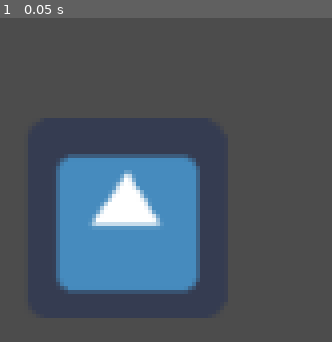
Above: before the commit, frame 1.
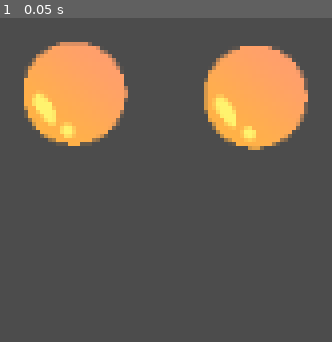
Above: after the commit, the same moment.

Repository: alvansga/pegs
Game: Godot game, scene res://Main.tscn
Same seed, same stepped clock (60 frames per second), same inputs: the game is played once before the commit and once after it. The engine's default icon, where the game draws it, is replaced by a stand-in: a white triangle on a blue panel in a dark square.
Inputs:
- Up to frame 1 (0.05 s): no input

The runs differ from the first frame. In frame 1, 35% of the frame differs, in the area x 7-93%, y 7-86%.

Commit message:
drag and drop sprite

Diff:
--- a/Main.tscn
+++ b/Main.tscn
@@ -4,5 +4,8 @@
 
 [node name="Main" type="Node"]
 
-[node name="Node2D" parent="." instance=ExtResource( 1 )]
-position = Vector2( 151.453, 172.834 )
+[node name="pegs2" parent="." instance=ExtResource( 1 )]
+position = Vector2( 135, 133 )
+
+[node name="pegs" parent="." instance=ExtResource( 1 )]
+position = Vector2( 193, 134 )
--- a/pegs.gd
+++ /dev/null
@@ -1,16 +0,0 @@
-extends Node2D
-
-
-# Declare member variables here. Examples:
-# var a = 2
-# var b = "text"
-
-
-# Called when the node enters the scene tree for the first time.
-func _ready():
-	pass # Replace with function body.
-
-
-# Called every frame. 'delta' is the elapsed time since the previous frame.
-#func _process(delta):
-#	pass
--- a/pegs.tscn
+++ b/pegs.tscn
@@ -1,14 +1,21 @@
-[gd_scene load_steps=3 format=2]
+[gd_scene load_steps=4 format=2]
 
-[ext_resource path="res://icon.png" type="Texture" id=1]
-[ext_resource path="res://pegs.gd" type="Script" id=2]
+[ext_resource path="res://resources/marble.png" type="Texture" id=1]
+[ext_resource path="res://scripts/pegs.gd" type="Script" id=2]
 
-[node name="Node2D" type="Node2D"]
+[sub_resource type="CircleShape2D" id=1]
+radius = 16.6208
+
+[node name="pegs" type="KinematicBody2D"]
+input_pickable = true
 script = ExtResource( 2 )
 
 [node name="Sprite" type="Sprite" parent="."]
-position = Vector2( 0.202393, 0.583405 )
+position = Vector2( -1.0051, 0.727478 )
+scale = Vector2( -0.0498966, -0.0498966 )
 texture = ExtResource( 1 )
 
-[node name="Position2D" type="Position2D" parent="."]
-position = Vector2( 0.202408, 0.583405 )
+[node name="CollisionShape2D" type="CollisionShape2D" parent="."]
+position = Vector2( 0.176773, 0 )
+shape = SubResource( 1 )
+[connection signal="input_event" from="." to="." method="_on_pegs_input_event"]
--- /dev/null
+++ b/scripts/pegs.gd
@@ -0,0 +1,49 @@
+#extends KinematicBody2D
+#
+#var dragging = false
+#
+#signal dragsignal;
+#
+#func _ready():
+#	connect("dragsignal",self,"_set_drag_pc")
+#
+#
+#func _process(delta):
+#	if dragging:
+#		var mousepos = get_viewport().get_mouse_position()
+##		self.position = Vector2(mousepos.x, mousepos.y)
+#		position = Vector2(mousepos.x, mousepos.y)
+#
+#
+#func _set_drag_pc():
+#	dragging=!dragging
+#
+#
+#func _on_pegs_input_event(viewport, event, shape_idx):
+#	if event is InputEventMouseButton:
+#		if event.button_index == BUTTON_LEFT and event.pressed:
+#			emit_signal("dragsignal")
+#		elif event.button_index == BUTTON_LEFT and !event.pressed:
+#			emit_signal("dragsignal")
+#	elif event is InputEventScreenTouch:
+#		if event.pressed and event.get_index() == 0:
+#			self.position = event.get_position()
+#
+extends KinematicBody2D
+
+var dragging = false
+
+func _process(delta):
+	if dragging:
+		var mousepos = get_viewport().get_mouse_position()
+		position = Vector2(mousepos.x, mousepos.y)
+
+func _on_pegs_input_event(viewport, event, shape_idx):
+	if event is InputEventMouseButton:
+		if event.button_index == BUTTON_LEFT and event.pressed:
+			dragging=true
+		elif event.button_index == BUTTON_LEFT and !event.pressed:
+			dragging=false
+	elif event is InputEventScreenTouch:
+		if event.pressed and event.get_index() == 0:
+			self.position = event.get_position()
Binary file added: resources/marble.png
Not shown, added: resources/marble.png.import
